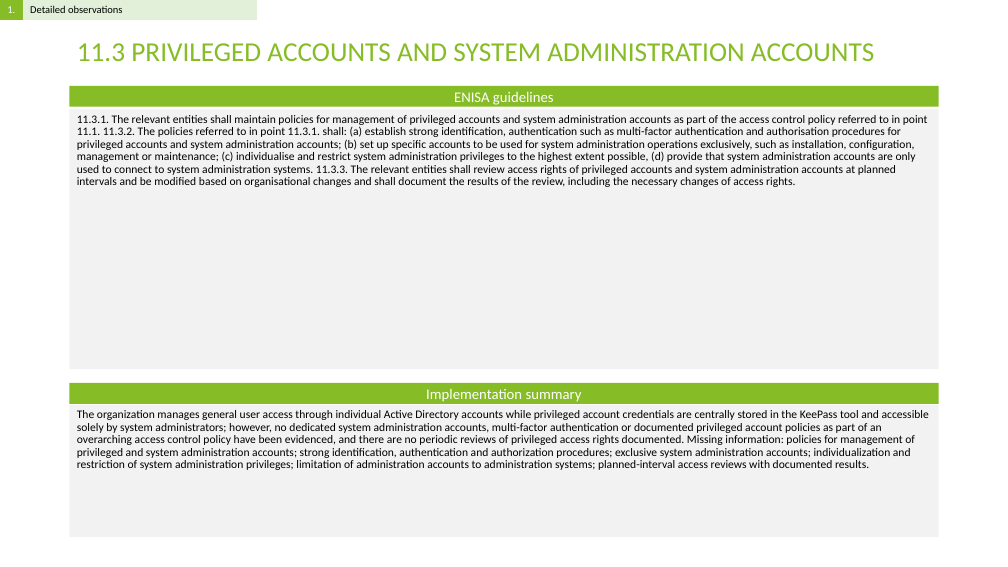
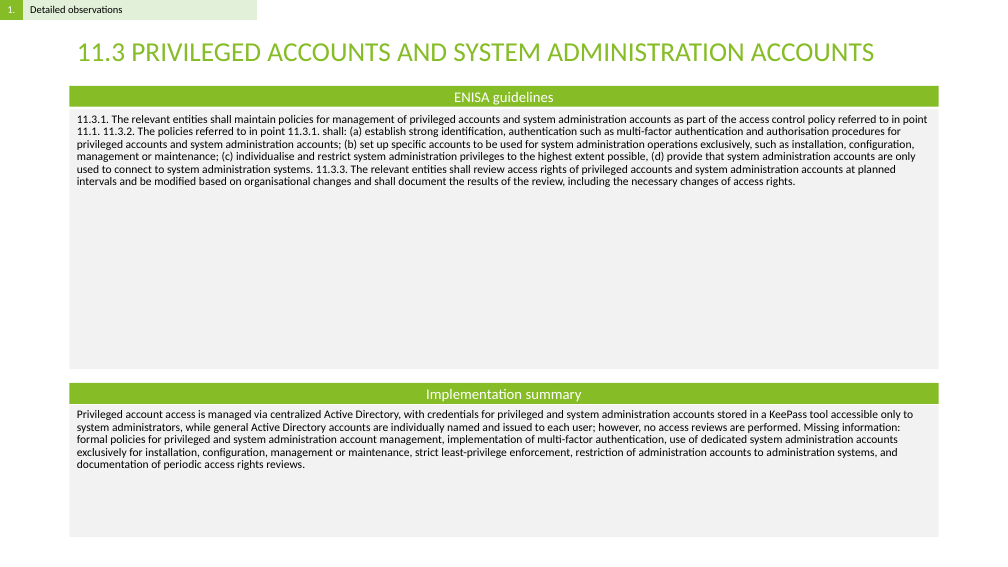
Before and after one commit to Rokas01/tprm, a slide deck: slide 6 of filename.pptx. Drawn at 1008x567 pixels with LibreOffice and Linux fonts; fonts in the diff are those of the drawing. Boxes give left, top, right and bottom in pixels: in the first picture for what was removed or moved away, otherwise in the second. Text is boxed around its words. In the diff, an @@ line names an element or a change of style, - is before the commit and + after.

```diff
--- a/filename.pptx
+++ b/filename.pptx
@@ text at (77,410,913,470): text changed @@
-The organization manages general user access through individual Active Directory accounts while privileged account credentials are centrally stored in the KeePass tool and accessible solely by system administrators; however, no dedicated system administration accounts, multi-factor authentication or documented privileged account policies as part of an overarching access control policy have been evidenced, and there are no periodic reviews of privileged access rights documented. Missing information: policies for management of privileged and system administration accounts; strong identification, authentication and authorization procedures; exclusive system administration accounts; individualization and restriction of system administration privileges; limitation of administration accounts to administration systems; planned-interval access reviews with documented results.
+Privileged account access is managed via centralized Active Directory, with credentials for privileged and system administration accounts stored in a KeePass tool accessible only to system administrators, while general Active Directory accounts are individually named and issued to each user; however, no access reviews are performed. Missing information: formal policies for privileged and system administration account management, implementation of multi-factor authentication, use of dedicated system administration accounts exclusively for installation, configuration, management or maintenance, strict least-privilege enforcement, restriction of administration accounts to administration systems, and documentation of periodic access rights reviews.
```
Also in this commit, not shown: 13 other slides changed, 1 other file.
